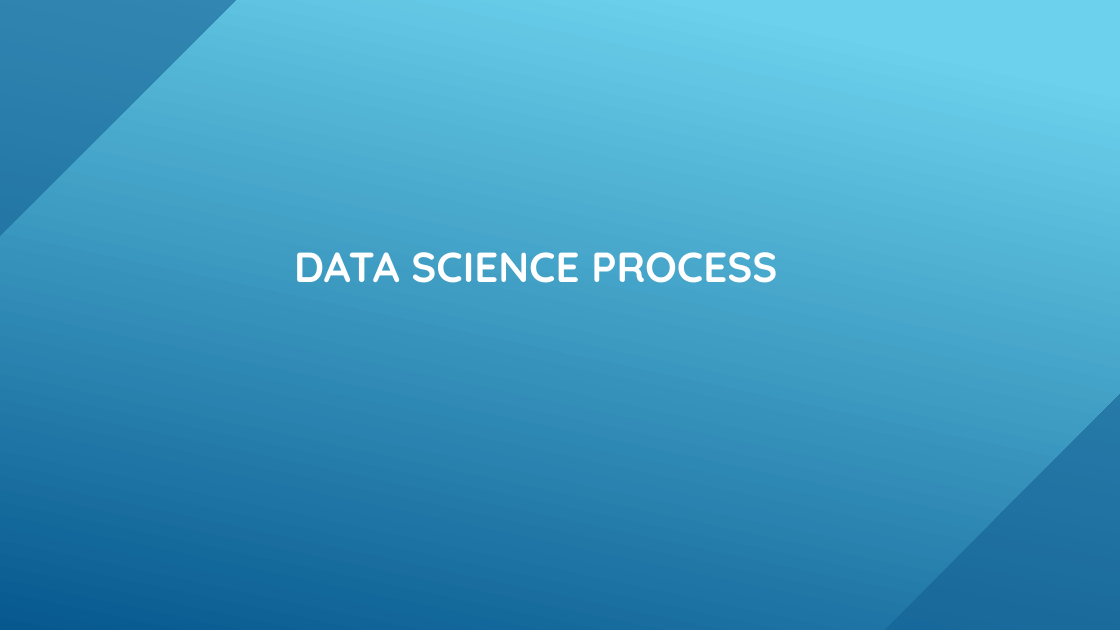
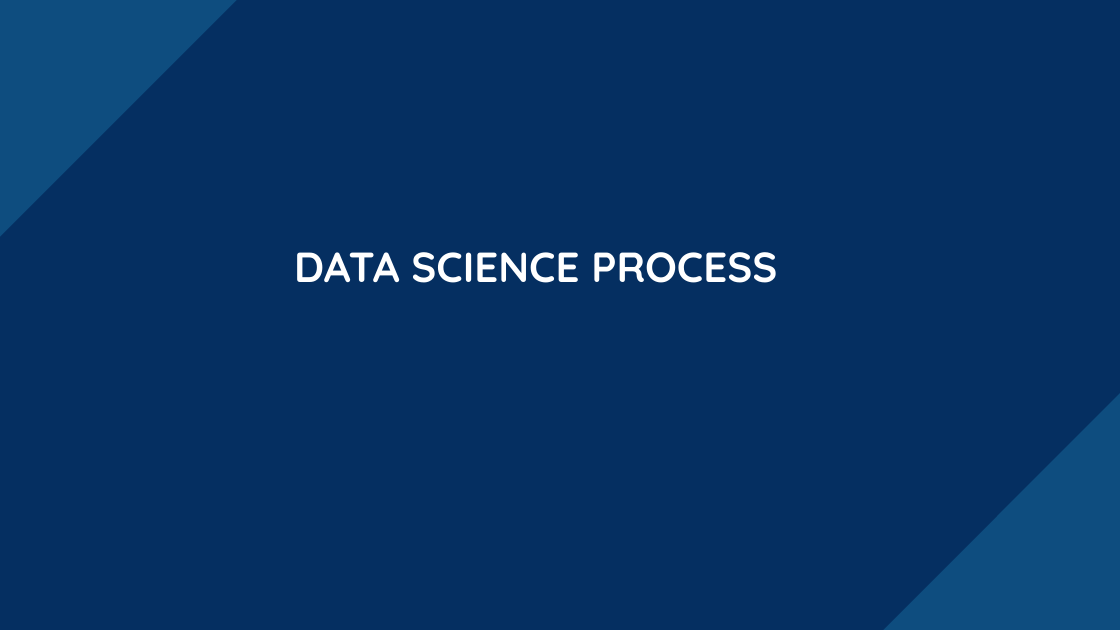
Before and after one commit to pengdsci/STA551, a slide deck: slide 9 of w01/What-is-data-sience.pptx. Drawn at 1120x630 pixels with LibreOffice and Linux fonts; fonts in the diff are those of the drawing. Boxes give left, top, right and bottom in pixels: in the first picture for what was removed or moved away, otherwise in the second. Text is boxed around its words. In the diff, an @@ line names an element or a change of style, - is before the commit and + after.

```diff
--- a/w01/What-is-data-sience.pptx
+++ b/w01/What-is-data-sience.pptx
@@ background gradient #6ED2EB to #06588E to #052F61 @@
@@ snip diag rect at [0,0,1120,630]: fill gradient #6ED2EB to #06588E to #052F61 @@
```
Also in this commit, not shown: 6 other slides changed.
